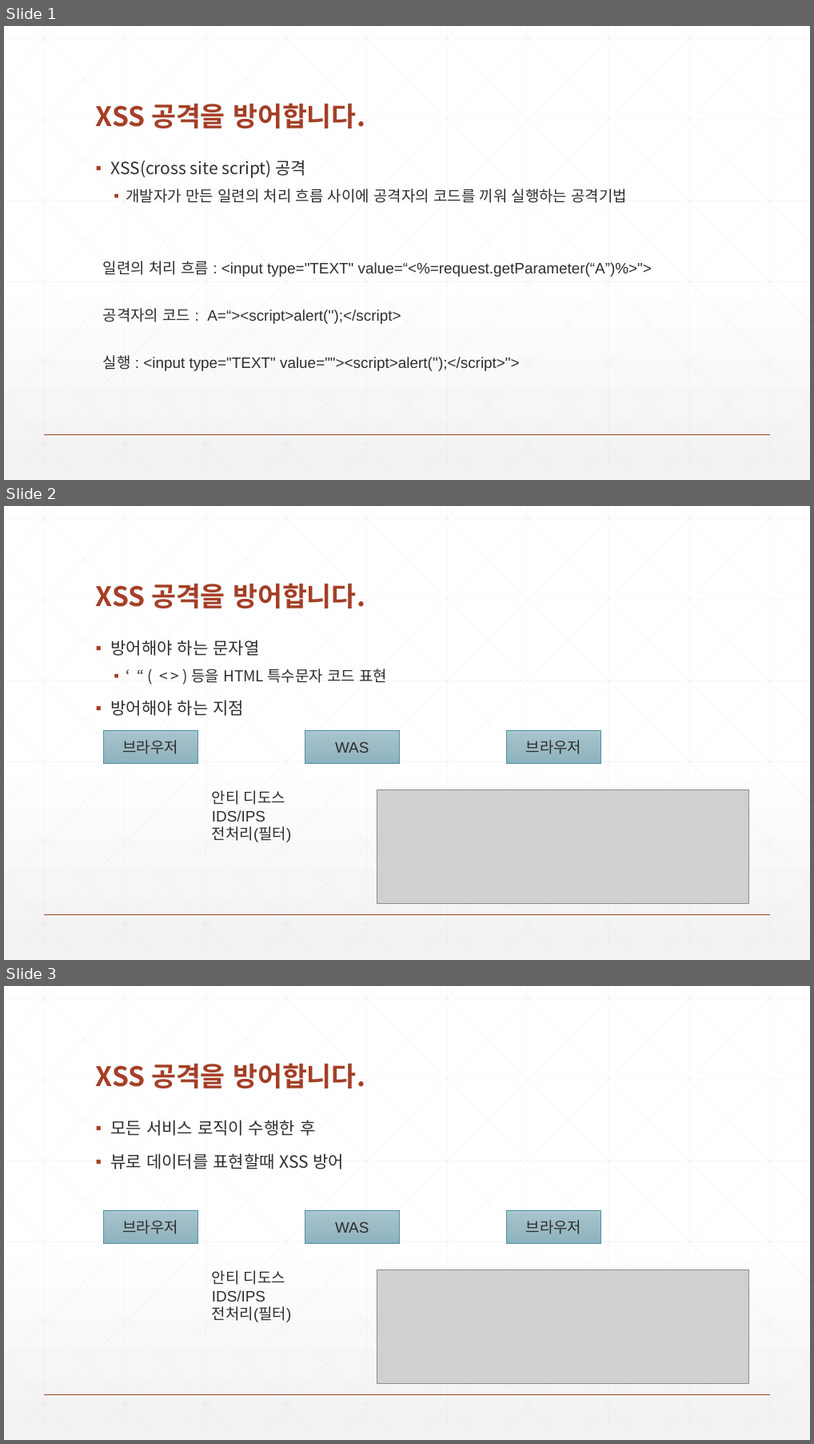
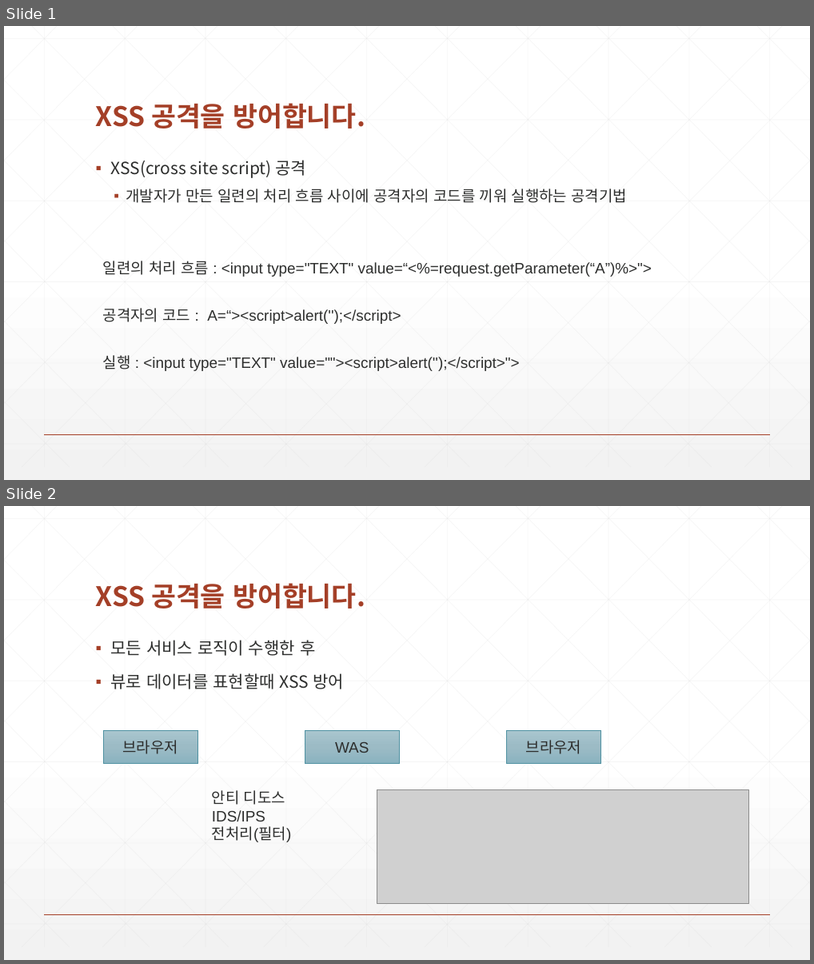
Before and after one commit to zeroshift01/code5, a slide deck: inflearn02/doc/심화_XSS 공격을 방어합니다.pptx. Shown one above the other, each under a label of ours: slides 1, 2 and 3 before the commit, slides 1 and 2 after it. The pictures are 814x1444 and 814x964 pixels, drawn with LibreOffice and Linux fonts; fonts in the diff are those of the drawing; grey boxes stand for pictures. Boxes give left, top, right and bottom in pixels: in the first picture for what was removed or moved away, otherwise in the second. Text is boxed around its words. In the diff, an @@ line names an element or a change of style, - is before the commit and + after.

```diff
--- a/inflearn02/doc/심화_XSS 공격을 방어합니다.pptx
+++ b/inflearn02/doc/심화_XSS 공격을 방어합니다.pptx
@@ slide 2 removed at [4, 506, 810, 960], background gradient #FFFFFF to #F2F2F2; not listed: 47 template elements that a slide beside it also shows @@
@@ title removed at [96, 583, 366, 608] @@
-XSS 공격을 방어합니다.
@@ text removed at [111, 640, 387, 716] @@
-▪ 방어해야 하는 문자열
-  ▪ ‘ “ ( < > ) 등을 HTML 특수문자 코드 표현
-▪ 방어해야 하는 지점
@@ rectangle removed at [103, 731, 198, 763] @@
-브라우저
@@ rectangle removed at [306, 731, 400, 763] @@
-WAS
@@ rectangle removed at [506, 731, 601, 763] @@
-브라우저
@@ text removed at [212, 790, 292, 842] @@
-안티 디도스
-IDS/IPS
-전처리(필터)
@@ picture removed at [378, 789, 750, 904] @@
@@ what was slide 3 is now slide 2 @@
```
